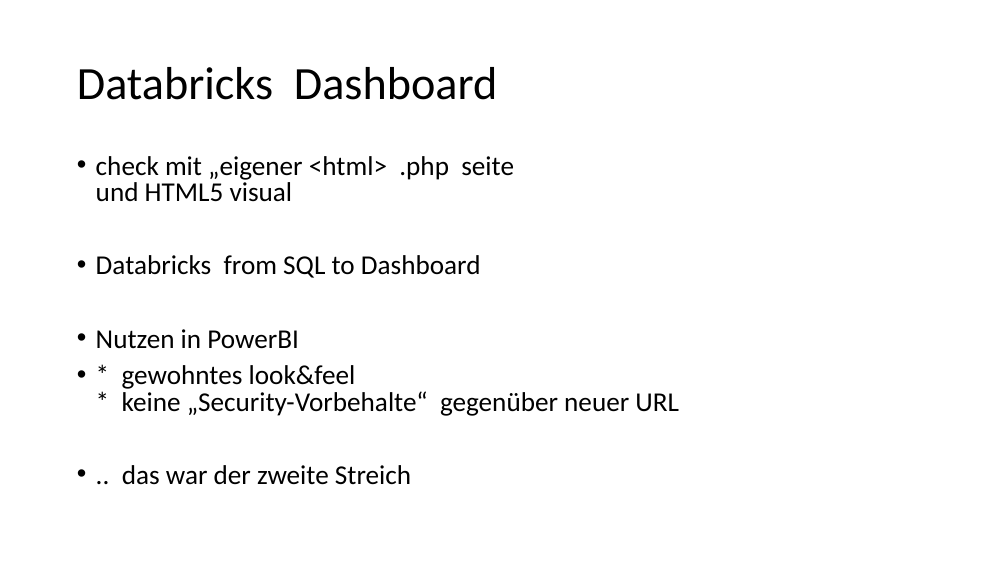
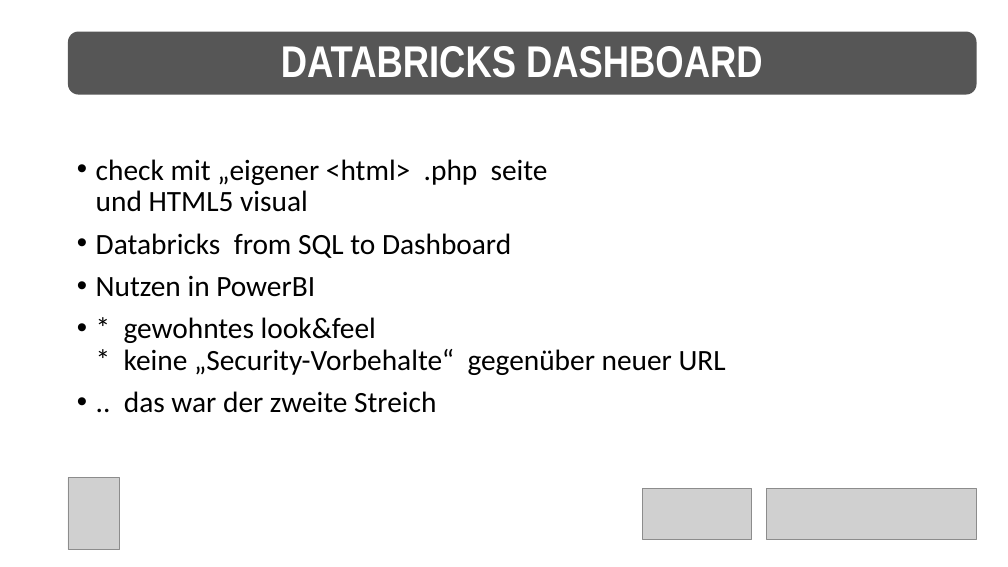
Before and after one commit to net-CDE/presentations, a slide deck: slide 22 of SQLKonferenz2023/mainContent_jul2023.pptx (slide 18 before the commit). Drawn at 1008x567 pixels with LibreOffice and Linux fonts; fonts in the diff are those of the drawing; grey boxes stand for pictures. Boxes give left, top, right and bottom in pixels: in the first picture for what was removed or moved away, otherwise in the second. Text is boxed around its words. In the diff, an @@ line names an element or a change of style, - is before the commit and + after.

```diff
--- a/SQLKonferenz2023/mainContent_jul2023.pptx
+++ b/SQLKonferenz2023/mainContent_jul2023.pptx
@@ rounded rectangle "DATABRICKS DASHBOARD" resized from (x1=77, y1=67, x2=497, y2=100) to (x1=68, y1=32, x2=977, y2=95) @@
@@ rounded rectangle "DATABRICKS DASHBOARD" at (x1=68, y1=32, x2=977, y2=95): fill none to #565656 @@
@@ text in rounded rectangle at (x1=281, y1=46, x2=762, y2=78): text changed; size 44 to 42.3 pt; font Calibri to Arial Narrow; text colour #000000 to #FFFFFF; bold on @@
-Databricks Dashboard
+DATABRICKS DASHBOARD
@@ text "check mit „eigener <html> .php ..." at (x1=96, y1=159, x2=726, y2=413): size 25.9 to 28 pt; line spacing 0.8 to 0.9 @@
@@ picture added at (x1=68, y1=478, x2=119, y2=550) @@
@@ picture added at (x1=642, y1=488, x2=752, y2=540) @@
@@ picture added at (x1=767, y1=488, x2=977, y2=539) @@
```
Also in this commit, not shown: 12 other slides changed, 12 slides added, 7 slides removed, 3 other files.
